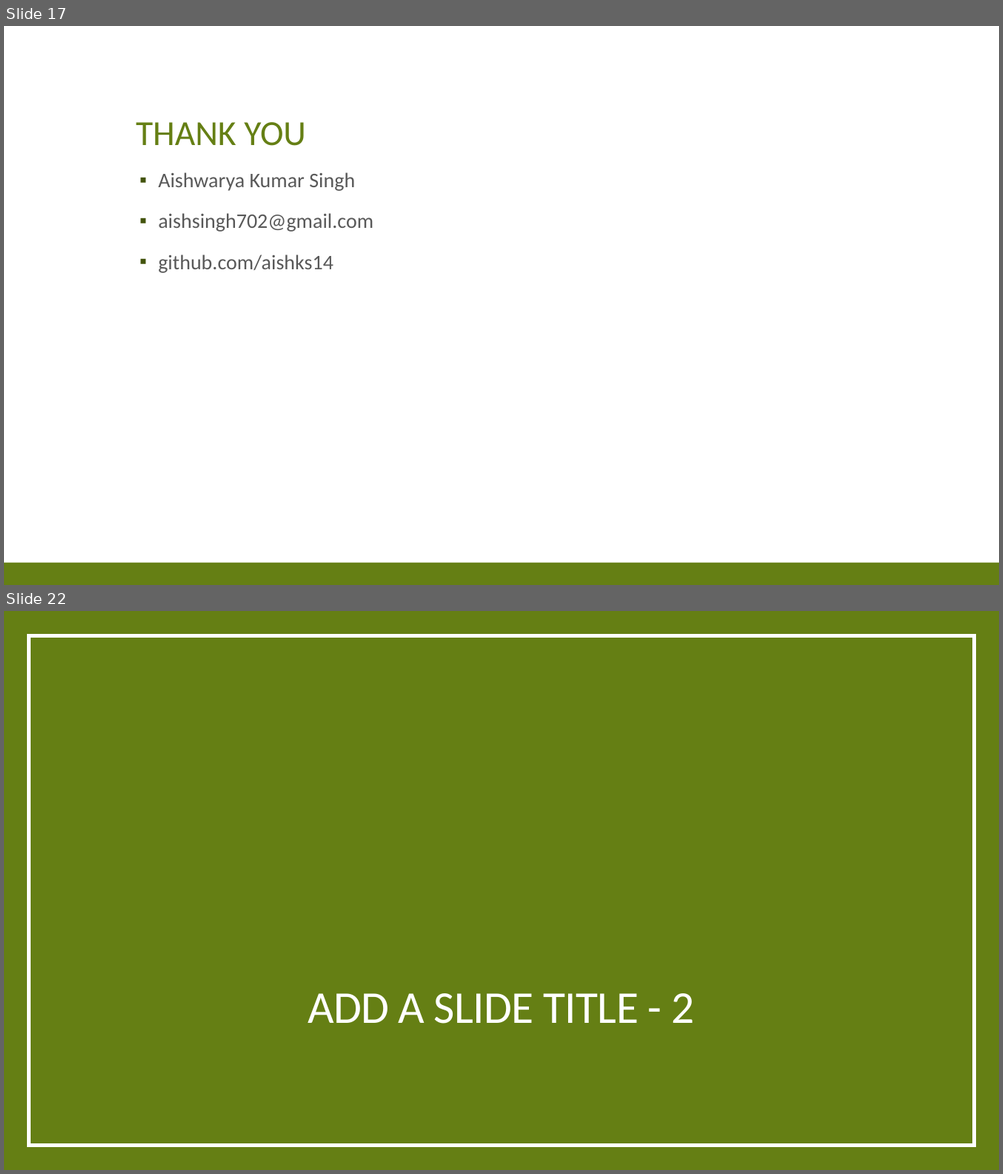
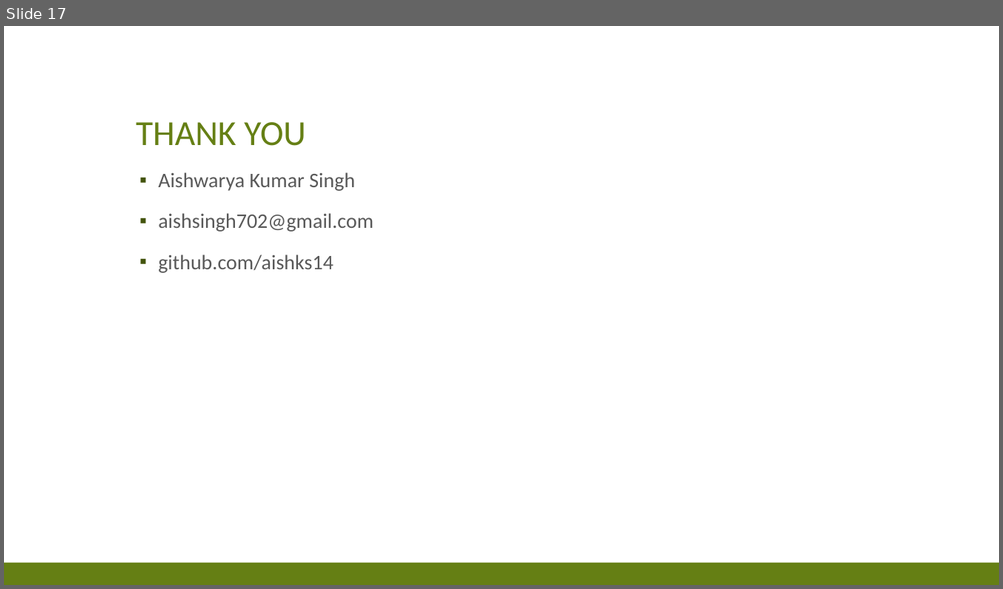
Before and after one commit to aishks14/pharma-trend-forecasting, a slide deck: assets/presentations/Rossmann Store Sales Forecasting Pipeline.pptx. Shown one above the other, each under a label of ours: slides 17 and 22 before the commit, slide 17 after it; the slides between them are not shown. The pictures are 1003x1174 and 1003x589 pixels, drawn with LibreOffice and Linux fonts; fonts in the diff are those of the drawing. Boxes give left, top, right and bottom in pixels: in the first picture for what was removed or moved away, otherwise in the second. Text is boxed around its words. In the diff, an @@ line names an element or a change of style, - is before the commit and + after.

```diff
--- a/assets/presentations/Rossmann Store Sales Forecasting Pipeline.pptx
+++ b/assets/presentations/Rossmann Store Sales Forecasting Pipeline.pptx
@@ slide 22 removed at box(4, 611, 999, 1170), background #657F14 @@
@@ rectangle removed at box(28, 635, 974, 1145) @@
@@ title removed at box(307, 994, 694, 1024) @@
-ADD A SLIDE TITLE - 2
```
Also in this commit, not shown: 9 other slides removed.
